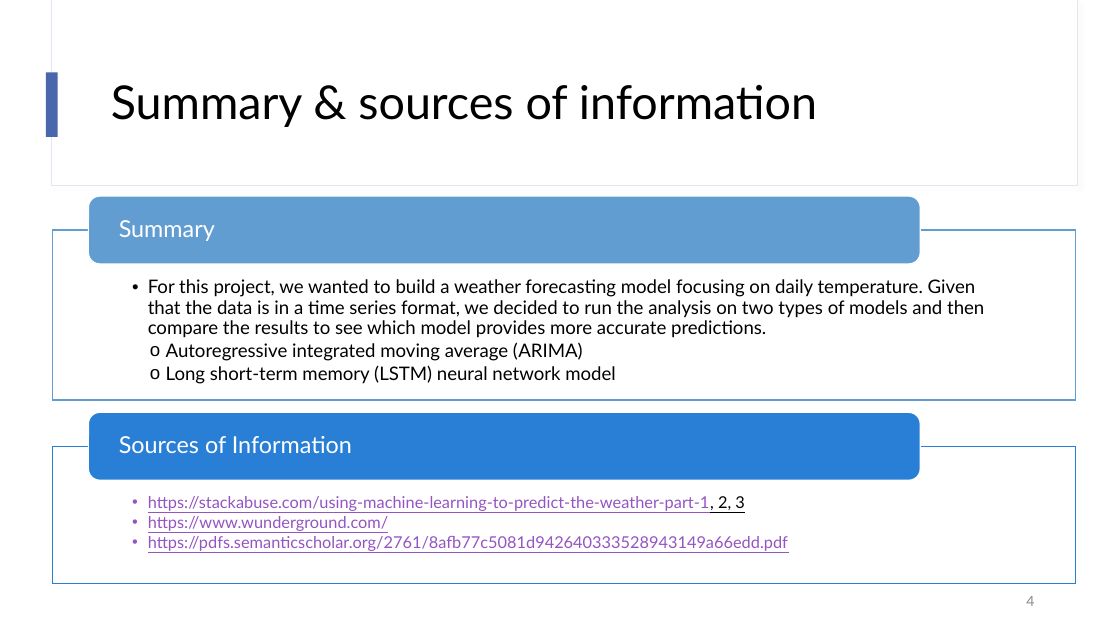
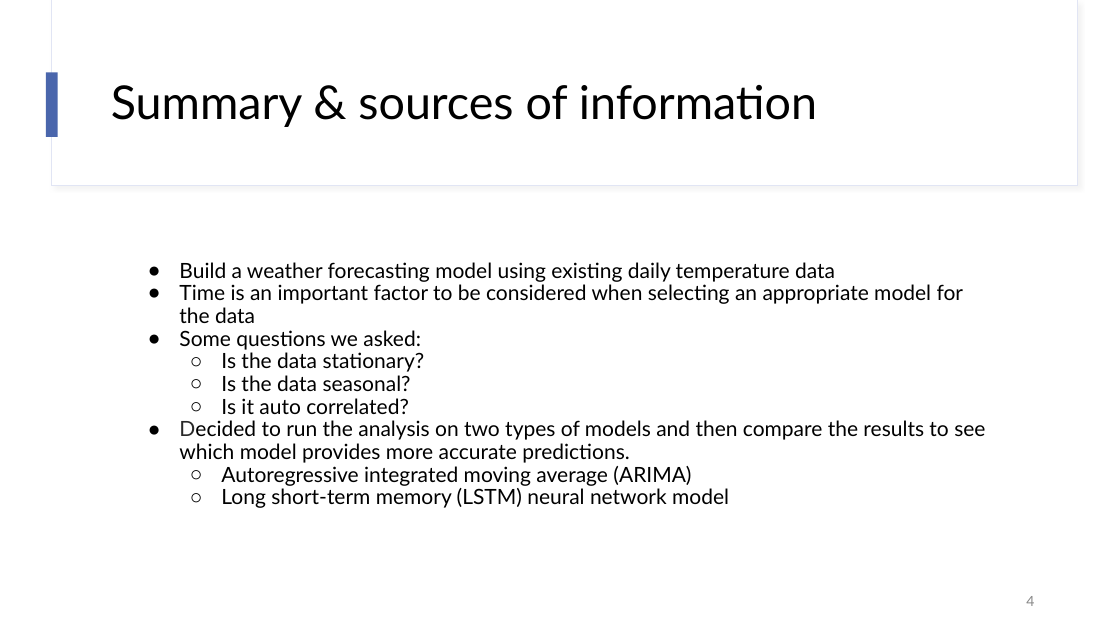
Before and after one commit to stephen823/New-York-Weather-Forcast-base-on-Machine-Learning, a slide deck: slide 4 of Final Project - Draft report.pptx. Drawn at 1120x630 pixels with LibreOffice and Linux fonts; fonts in the diff are those of the drawing. Boxes give left, top, right and bottom in pixels: in the first picture for what was removed or moved away, otherwise in the second. Text is boxed around its words. In the diff, an @@ line names an element or a change of style, - is before the commit and + after.

Commit message:
Draft Presentation

```diff
--- a/Final Project - Draft report.pptx
+++ b/Final Project - Draft report.pptx
@@ text "Build a weather forecasting model ...": place and size @@
-text "Build a weather forecasting model ..." at bbox=[148, 279, 984, 384]
+text "Build a weather forecasting model ..." at bbox=[179, 262, 985, 508]
@@ text at bbox=[179, 262, 985, 463]: text changed; size 16 to 18 pt @@
-  • For this project, we wanted to build a weather forecasting model focusing on daily temperature. Given that the data is in a time series format, we decided to run the analysis on two types of models and then compare the results to see which model provides more accurate predictions.
+● Build a weather forecasting model using existing daily temperature data
+● Time is an important factor to be considered when selecting an appropriate model for the data
+● Some questions we asked:
+  ○ Is the data stationary?
+  ○ Is the data seasonal?
+  ○ Is it auto correlated?
+● Decided to run the analysis on two types of models and then compare the results to see which model provides more accurate predictions.
@@ group removed at bbox=[53, 196, 1076, 584]: 3 texts, 2 rectangles, 2 rounded rectangles @@
-Summary
-  • https://stackabuse.com/using-machine-learning-to-predict-the-weather-part-1, 2, 3
-  • https://www.wunderground.com/
-  • https://pdfs.semanticscholar.org/2761/8afb77c5081d942640333528943149a66edd.pdf
-Sources of Information
@@ text at bbox=[221, 466, 729, 508]: size 16 to 18 pt in "Autoregressive integrated moving average (ARIMA)", "Long short-term memory (LSTM) neural network model"; bullet o to ○; less space between paragraphs @@
@@ page number at bbox=[1026, 596, 1034, 606]: text colour #8C8C8C to #888888 @@
```
Also in this commit, not shown: 4 other slides changed, 7 slides added, 2 slides removed, 1 other file.
